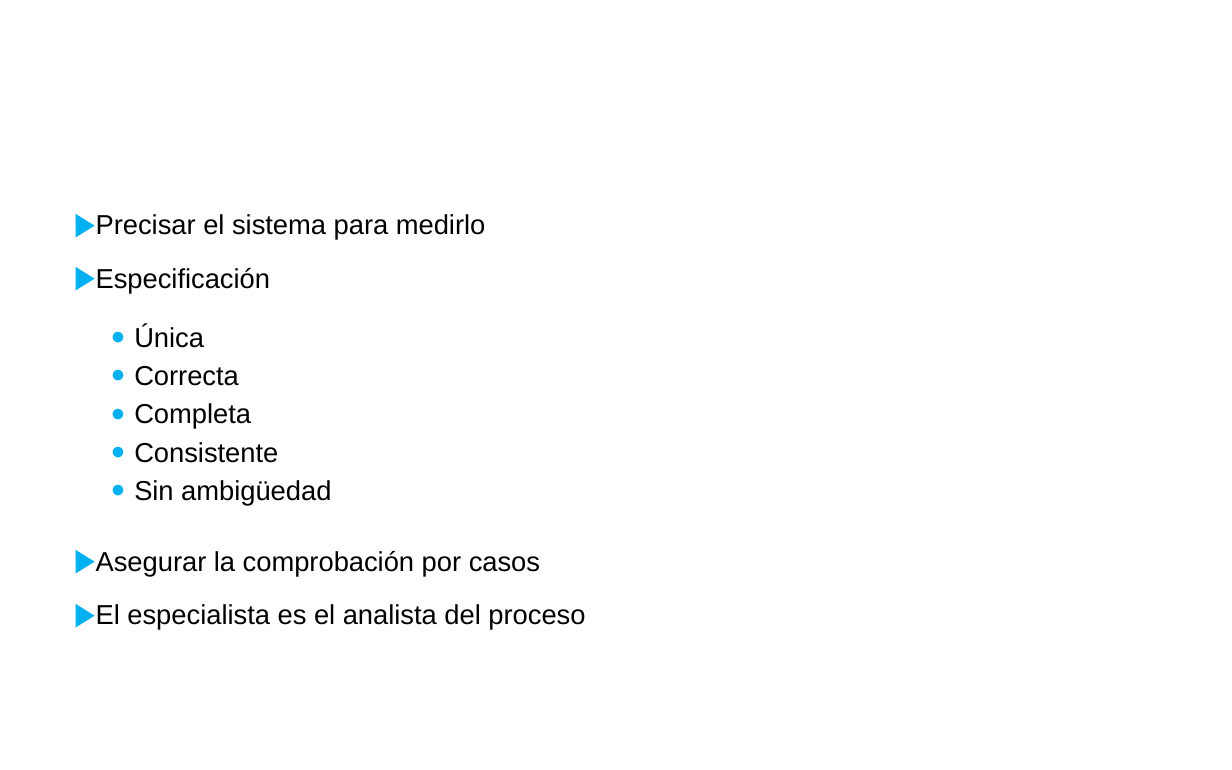
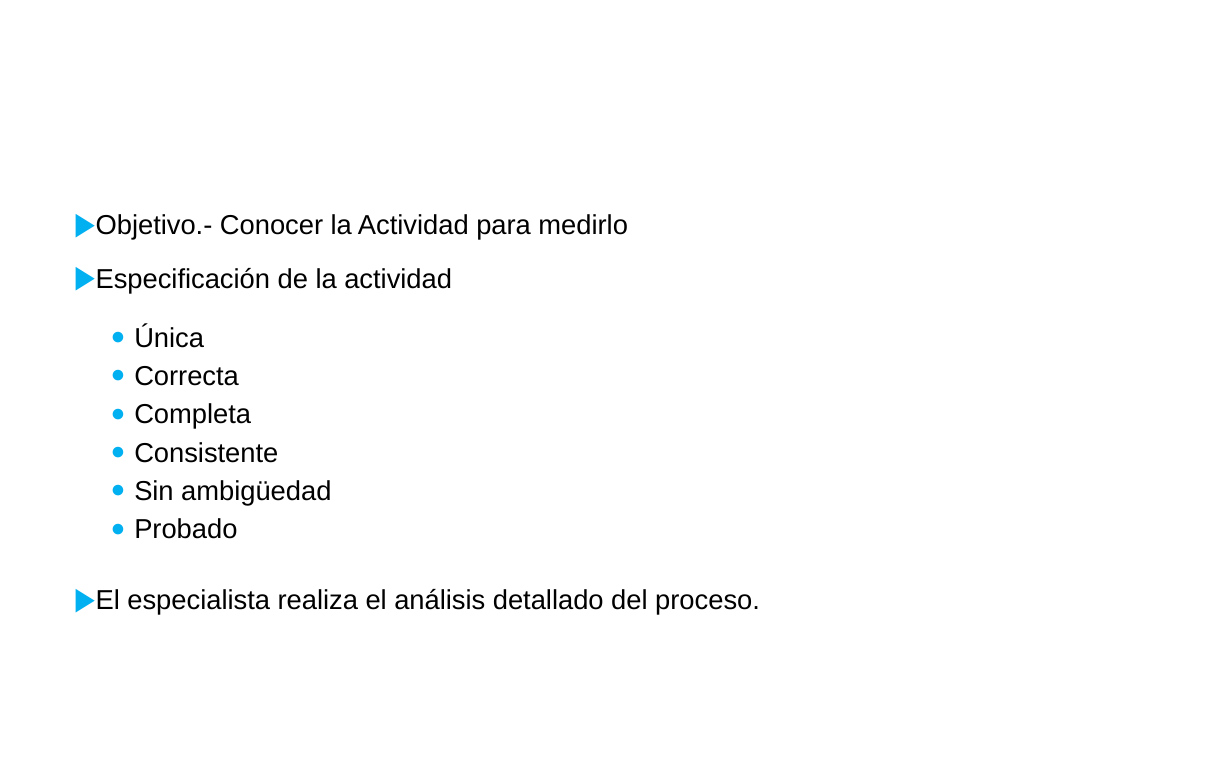
Before and after one commit to juanmcortezr/cosas, a slide deck: slide 11 of InsiDesarrolloSistemas2019.pptx. Drawn at 1232x770 pixels with LibreOffice and Linux fonts; fonts in the diff are those of the drawing; background and template pictures are left out. Boxes give left, top, right and bottom in pixels: in the first picture for what was removed or moved away, otherwise in the second. Text is boxed around its words. In the diff, an @@ line names an element or a change of style, - is before the commit and + after.

```diff
--- a/InsiDesarrolloSistemas2019.pptx
+++ b/InsiDesarrolloSistemas2019.pptx
@@ text at (96,214,628,294): text changed @@
-▶ Precisar el sistema para medirlo
-▶ Especificación
+▶ Objetivo.- Conocer la Actividad para medirlo
+▶ Especificación de la actividad
@@ text at (96,518,760,615): text changed @@
-▶ Asegurar la comprobación por casos
-▶ El especialista es el analista del proceso
+  ● Probado
+▶ El especialista realiza el análisis detallado del proceso.
```
Also in this commit, not shown: 2 other slides changed, 4 slides added.
